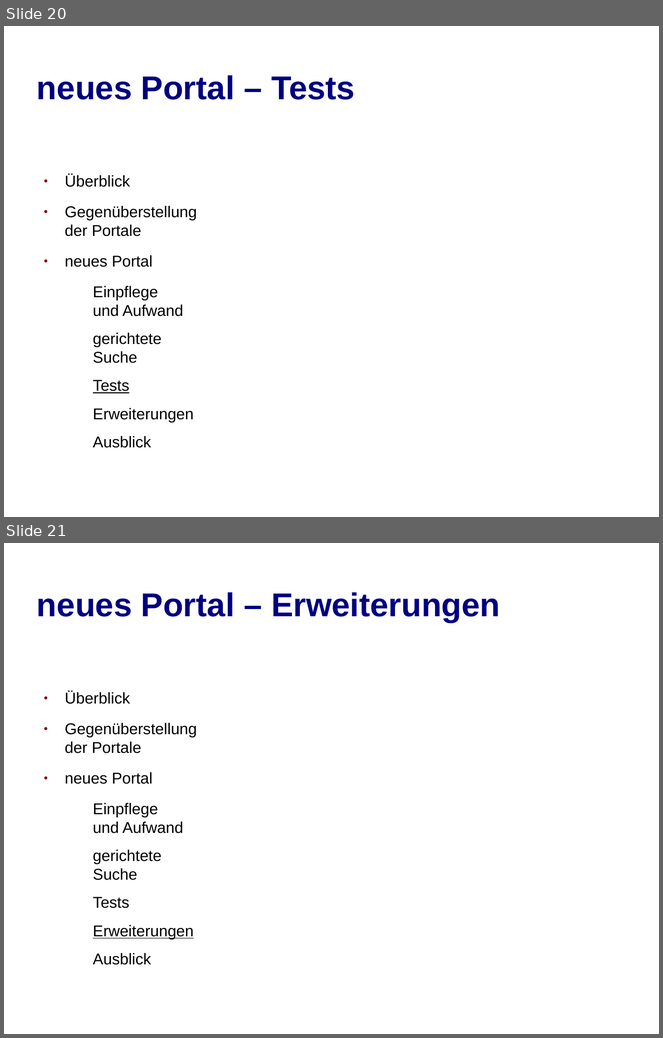
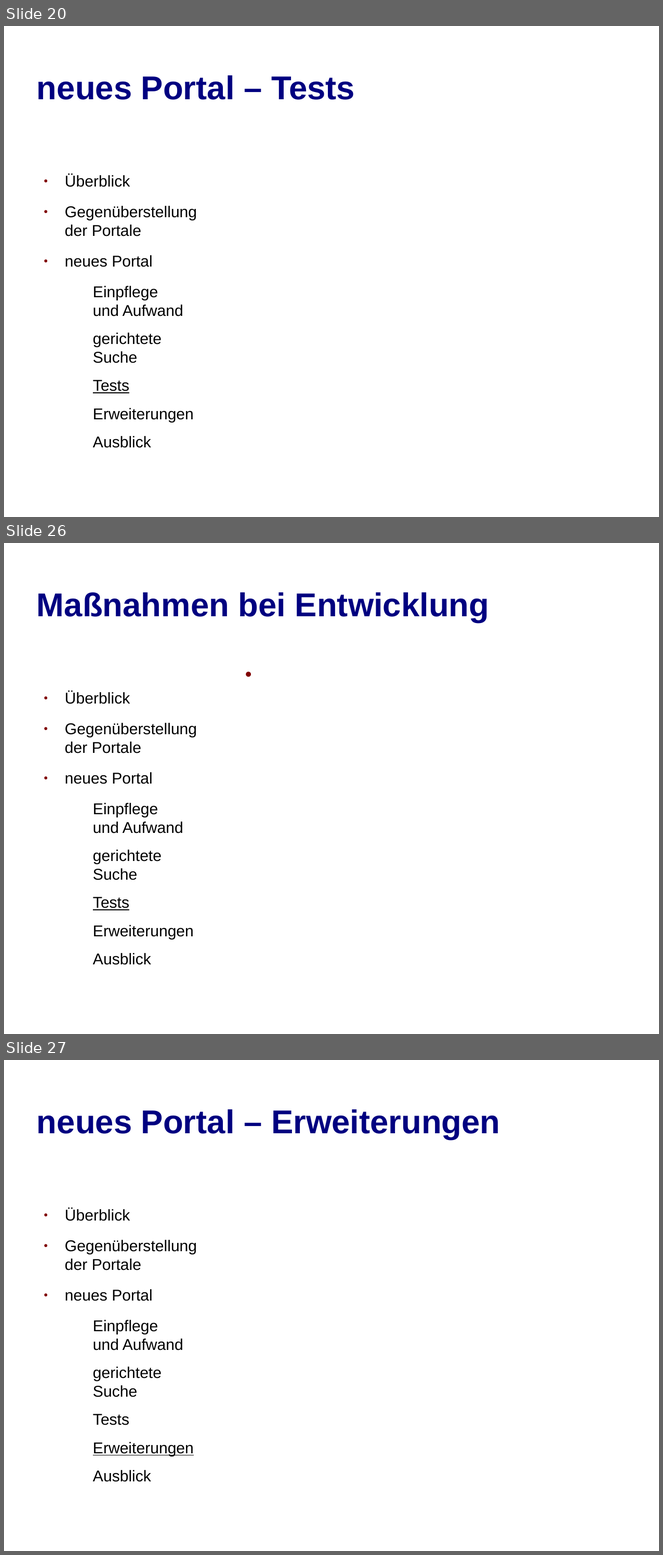
Before and after one commit to jbeyer1984/Portal, a slide deck: documents/Präsentation/mindworksPortal.odp. Shown one above the other, each under a label of ours: slides 20 and 21 before the commit, slides 20, 26 and 27 after it; the slides between them are not shown. The pictures are 663x1038 and 663x1555 pixels, drawn with LibreOffice and Linux fonts; fonts in the diff are those of the drawing; background and template pictures are left out. Boxes give left, top, right and bottom in pixels: in the first picture for what was removed or moved away, otherwise in the second. Text is boxed around its words. In the diff, an @@ line names an element or a change of style, - is before the commit and + after.

```diff
--- a/documents/Präsentation/mindworksPortal.odp
+++ b/documents/Präsentation/mindworksPortal.odp
@@ slide 26 added at <box>4,543,659,1034</box>, background picture (left out) @@
@@ title added at <box>37,592,489,623</box>, 40 pt, text #000080, bold @@
+Maßnahmen bei Entwicklung
@@ text added at <box>238,658,627,982</box>, 32 pt, text #FFFFFF @@
+● Session
@@ text added at <box>65,692,197,965</box>, 19 pt, text #000000 @@
+● Überblick
+● Gegenüberstellung der Portale
+● neues Portal
+  − Einpflege
+    und Aufwand
+  − gerichtete Suche
+  − Tests
+  − Erweiterungen
+  − Ausblick
@@ what was slide 21 is now slide 27 @@
```
Also in this commit, not shown: 5 other slides added.
